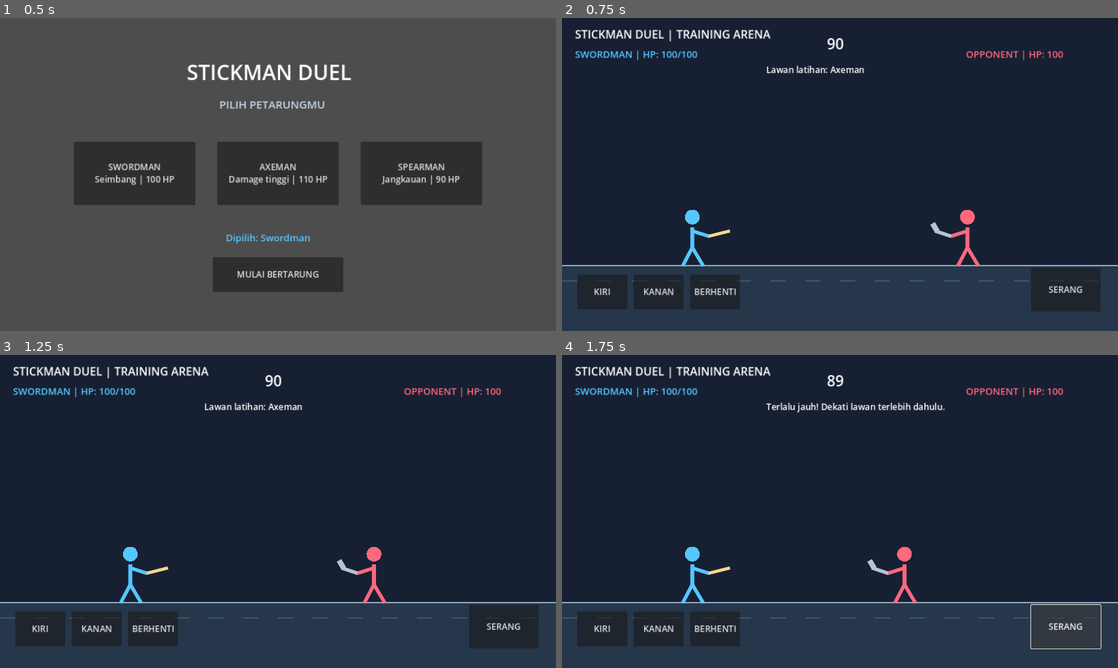
Above: before the commit, frames 1-4 (two rows, left to right).
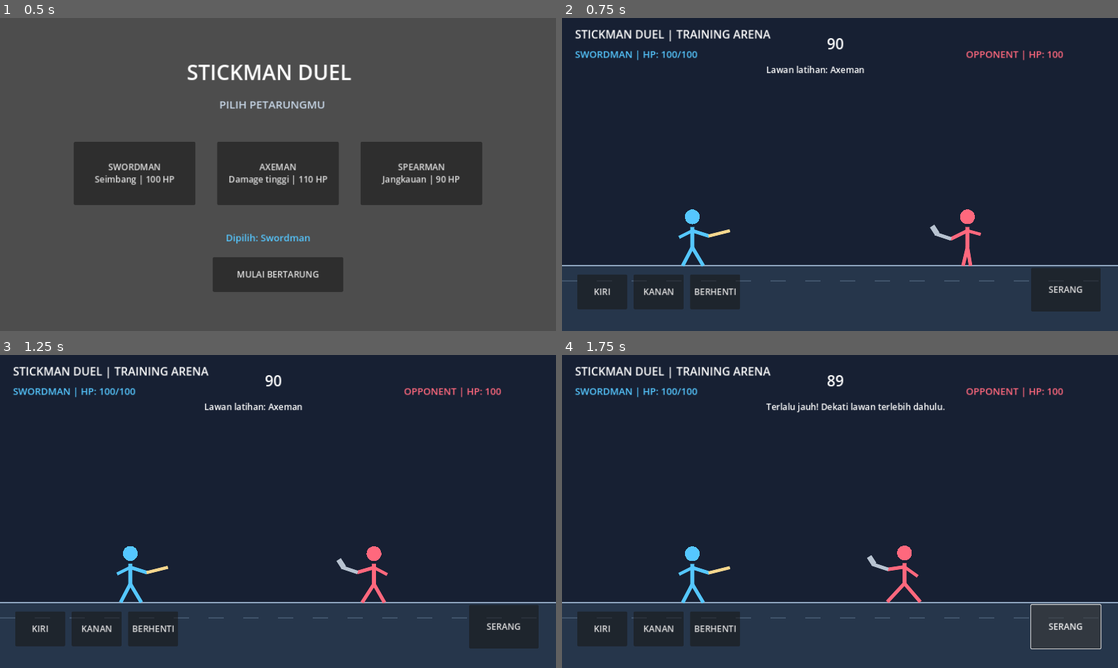
Above: after the commit, the same moments.

Repository: satriamada-web/stickman-duel
Game: Godot game, scene res://scenes/main.tscn
Two runs of this game, one before a commit and one after it. Both use one fixed random seed, a clock stepped at 60 frames per second and the inputs below.
Inputs:
- Up to frame 1 (0.5 s): no input
- Up to frame 2 (0.75 s): click "MULAI BERTARUNG" at 0.5 s
- Up to frame 3 (1.25 s): no input
- Up to frame 4 (1.75 s): click "SERANG" at 1.25 s

Frame 1 is identical in both runs. In frame 2, 0.3% of the frame differs, in the area x 20-76%, y 61-80%; in frame 3, 0.3%; in frame 4, 0.5%, in the area x 20-65%, y 60-80%.

Commit message:
feat: add procedural stickman movement and attack animations

Diff:
--- a/scripts/main.gd
+++ b/scripts/main.gd
@@ -16,6 +16,8 @@
 var player_max_hp := 100
 var time_left := MATCH_LENGTH
 var attack_cooldown := 0.0
+var attack_animation_time := 0.0
+var animation_time := 0.0
 var enemy_attack_cooldown := 0.0
 var move_direction := 0
 var match_over := false
@@ -51,6 +53,8 @@
 func _process(delta: float) -> void:
 	if not game_started or match_over:
 		return
+	animation_time += delta
+	attack_animation_time = maxf(0.0, attack_animation_time - delta)
 	time_left = maxf(0.0, time_left - delta)
 	attack_cooldown = maxf(0.0, attack_cooldown - delta)
 	enemy_attack_cooldown = maxf(0.0, enemy_attack_cooldown - delta)
@@ -78,27 +82,47 @@
 	for i in range(0, 1280, 80):
 		draw_line(Vector2(i, FLOOR_Y + 35), Vector2(i + 35, FLOOR_Y + 35), Color("#40536a"), 2.0)
 	var player_stats: Dictionary = CHARACTERS[selected_character]
-	_draw_fighter(player_x, FLOOR_Y, Color(player_stats["color"]), 1, str(player_stats["weapon"]))
-	_draw_fighter(enemy_x, FLOOR_Y, Color("#ff687d"), -1, "AXE")
-
-func _draw_fighter(x: float, floor_y: float, tint: Color, direction: int, weapon: String) -> void:
-	var center := Vector2(x, floor_y)
+	_draw_fighter(player_x, FLOOR_Y, Color(player_stats["color"]), 1, str(player_stats["weapon"]), move_direction != 0, attack_animation_time > 0.0)
+	_draw_fighter(enemy_x, FLOOR_Y, Color("#ff687d"), -1, "AXE", absf(enemy_x - player_x) > 125.0, false)
+
+func _draw_fighter(x: float, floor_y: float, tint: Color, direction: int, weapon: String, walking: bool, attacking: bool) -> void:
+	# Animasi prosedural sederhana: badan naik-turun dan tangan/kaki mengayun.
+	var phase := animation_time * (9.0 if walking else 2.2)
+	var stride := sin(phase) * 15.0 if walking else 0.0
+	var bob := absf(sin(phase * 2.0)) * 4.0 if walking else sin(phase) * 1.5
+	var center := Vector2(x, floor_y - bob)
 	var head := center + Vector2(0, -112)
 	var body_top := center + Vector2(0, -88)
 	var body_bottom := center + Vector2(0, -42)
-	var arm_end := center + Vector2(38 * direction, -68)
+	var front_arm := center + Vector2(38 * direction, -68 + (stride * 0.45 if walking else 0.0))
+	var back_arm := center + Vector2(-30 * direction, -65 - (stride * 0.45 if walking else 0.0))
+	var front_leg := center + Vector2(25 * direction + stride, 0)
+	var back_leg := center + Vector2(-22 * direction - stride, 0)
+
+	if attacking:
+		front_arm = center + Vector2(58 * direction, -83)
+		back_arm = center + Vector2(-25 * direction, -58)
+
 	draw_circle(head, 17, tint)
 	draw_line(body_top, body_bottom, tint, 8.0, true)
-	draw_line(body_top + Vector2(0, 8), arm_end, tint, 7.0, true)
-	draw_line(body_bottom, center + Vector2(-22, 0), tint, 7.0, true)
-	draw_line(body_bottom, center + Vector2(25, 0), tint, 7.0, true)
+	draw_line(body_top + Vector2(0, 8), front_arm, tint, 7.0, true)
+	draw_line(body_top + Vector2(0, 8), back_arm, tint, 6.0, true)
+	draw_line(body_bottom, front_leg, tint, 7.0, true)
+	draw_line(body_bottom, back_leg, tint, 7.0, true)
+
+	var weapon_tip := front_arm + Vector2(48 * direction, -12)
 	if weapon == "SPEAR":
-		draw_line(arm_end, arm_end + Vector2(78 * direction, -5), Color("#f5d78e"), 5.0, true)
+		weapon_tip = front_arm + Vector2(78 * direction, -5)
+		draw_line(front_arm, weapon_tip, Color("#f5d78e"), 5.0, true)
 	elif weapon == "AXE":
-		draw_line(arm_end, arm_end + Vector2(36 * direction, -12), Color("#b8c3d1"), 7.0, true)
-		draw_line(arm_end + Vector2(32 * direction, -12), arm_end + Vector2(42 * direction, -29), Color("#b8c3d1"), 11.0, true)
+		weapon_tip = front_arm + Vector2(36 * direction, -12)
+		draw_line(front_arm, weapon_tip, Color("#b8c3d1"), 7.0, true)
+		draw_line(weapon_tip + Vector2(-4 * direction, 0), weapon_tip + Vector2(7 * direction, -17), Color("#b8c3d1"), 11.0, true)
 	else:
-		draw_line(arm_end, arm_end + Vector2(48 * direction, -12), Color("#f5d78e"), 6.0, true)
+		draw_line(front_arm, weapon_tip, Color("#f5d78e"), 6.0, true)
+
+	if attacking:
+		draw_arc(center + Vector2(35 * direction, -78), 52.0, -0.9, 0.9, 18, Color("#fff0a6"), 5.0)
 
 func _build_ui() -> void:
 	var layer := CanvasLayer.new()
@@ -201,6 +225,7 @@
 	if not game_started or match_over or attack_cooldown > 0.0:
 		return
 	attack_cooldown = 0.65
+	attack_animation_time = 0.22
 	var stats: Dictionary = CHARACTERS[selected_character]
 	var attack_range := 190.0 if selected_character == "Spearman" else 155.0
 	if absf(enemy_x - player_x) <= attack_range:
